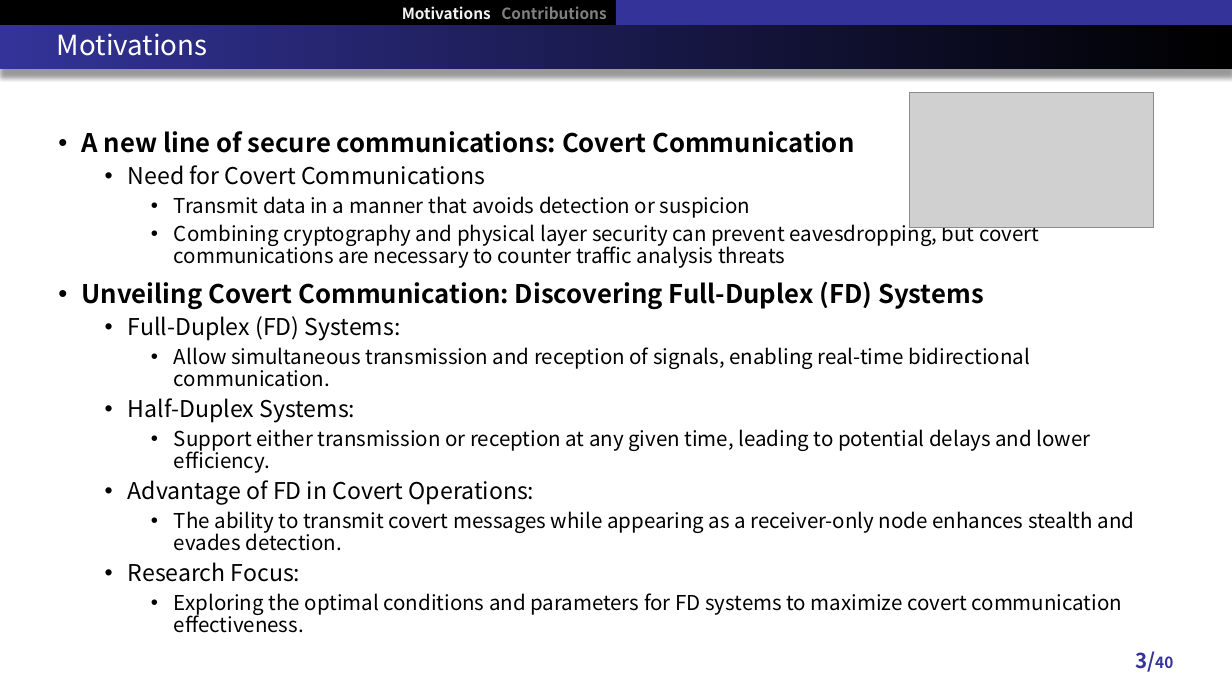
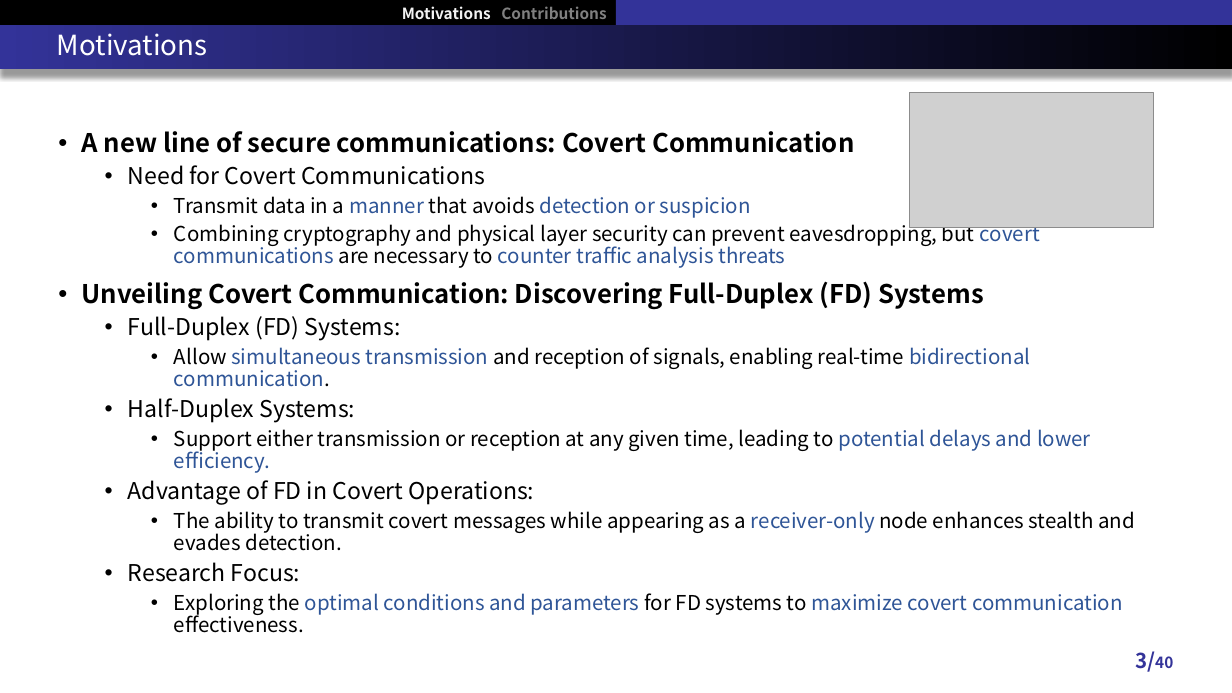
Before and after one commit to RefatHanbat/Presentation-of-SDM, a slide deck: slide 3 of New Problem/Thesis Defense slide.pptx. Drawn at 1232x693 pixels with LibreOffice and Linux fonts; fonts in the diff are those of the drawing; grey boxes stand for pictures. Boxes give left, top, right and bottom in pixels: in the first picture for what was removed or moved away, otherwise in the second. Text is boxed around its words. In the diff, an @@ line names an element or a change of style, - is before the commit and + after.

```diff
--- a/New Problem/Thesis Defense slide.pptx
+++ b/New Problem/Thesis Defense slide.pptx
@@ text at (174, 196, 1135, 633): text colour #000000 to #2F5597 in "manner detection or suspicion", "covert communications counter traffic analysis threats", "simultaneous transmission bidirectional communication.", "potential delays and lower efficiency." and 2 more places @@
```
Also in this commit, not shown: 7 other slides changed, 5 other files.
